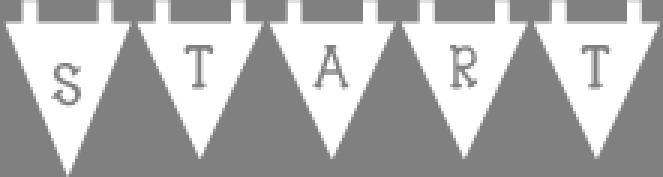
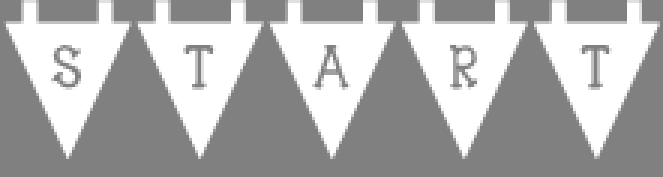
Layers edited between the first and the second 663px x 177px image:
renamed "Start" to "start", painted on it over [6, 24, 132, 177]
